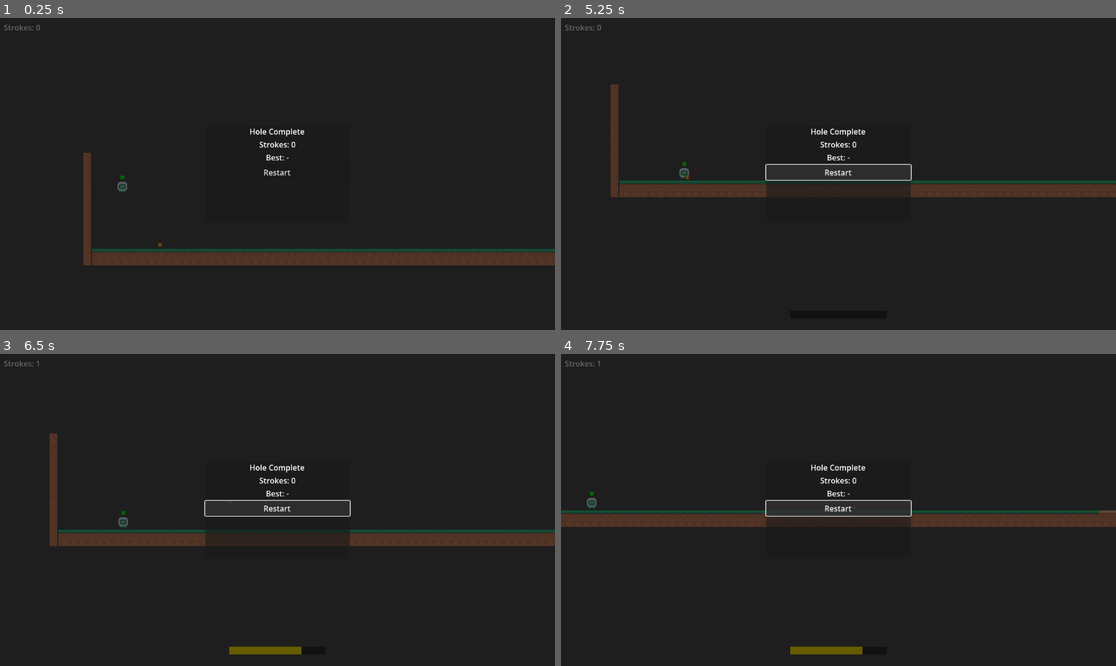
Above: before the commit, frames 1-4 (two rows, left to right).
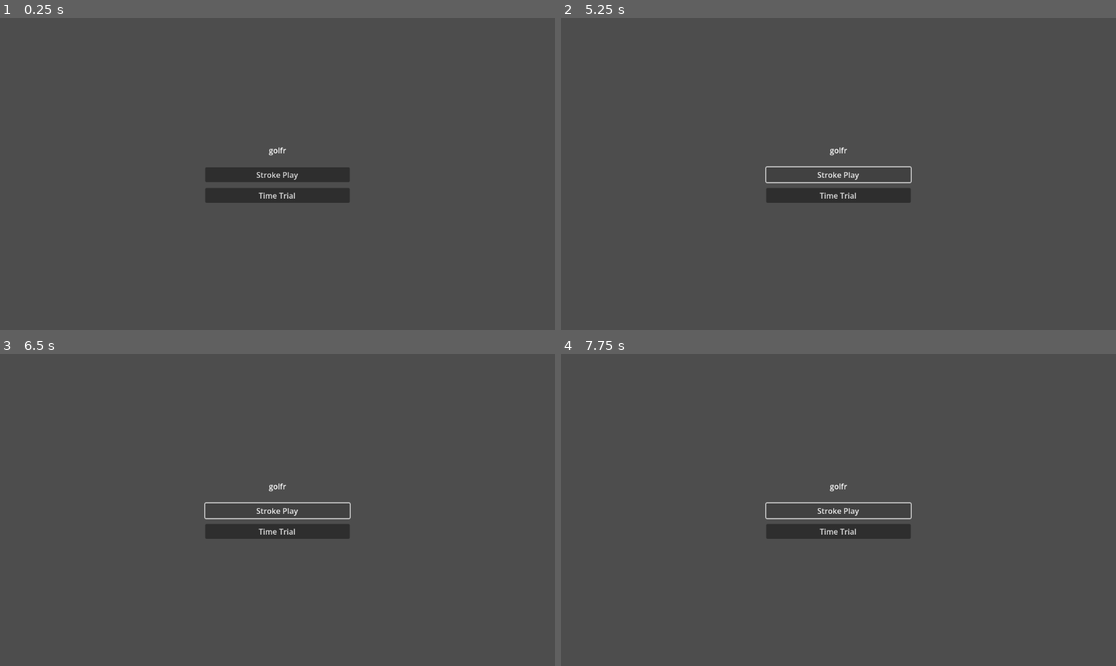
Above: after the commit, the same moments.

Repository: tyler-mcneer/golfr
Game: Godot game, scene res://scenes/ui/main_menu/main_menu.tscn
Same seed, same stepped clock (60 frames per second), same inputs: the game is played once before the commit and once after it. Before the commit the project starts from res://scenes/holes/hole_01/hole_test.tscn.
Inputs (mouse positions are in pixels of both pictures, inside the frame that each line leads up to):
- Up to frame 1 (0.25 s): no input
- Up to frame 2 (5.25 s): click (838, 195) at 0.5 s, where only the run after the commit has a clickable "Time Trial"; click (838, 170) at 1.25 s, where only the run before the commit has a clickable "Restart"; click (838, 170) at 2 s, where only the run before the commit has a clickable "Restart"; click (838, 170) at 2.75 s, where only the run before the commit has a clickable "Restart"; click (838, 174) at 3.5 s, where only the run after the commit has a clickable "Stroke Play"; click (838, 174) at 4.25 s, where only the run after the commit has a clickable "Stroke Play"; tap Enter at 5 s; hold Right (move_right) from 5.03 s (still down); tap Shift (dash) at 5.1 s
- Up to frame 3 (6.5 s): keep holding Right (move_right); tap Space (jump) at 5.27, 6.02 s; tap Shift (dash) at 5.85 s
- Up to frame 4 (7.75 s): release Right (move_right) at 6.53 s; hold Left (move_left) 6.53-7.28 s; tap Shift (dash) at 6.6, 7.35 s; hold Right (move_right) from 7.28 s (still down); tap Space (jump) at 7.52 s

The runs differ from the first frame. In frame 1, 98% of the frame differs, in the area x 0-100%, y 0-100%; in frame 2, 98%; in frame 3, 98%; in frame 4, 98%.
Error before the commit: Parse Error: Cannot infer the type of "best" variable because the value doesn't have a set type. (res://scenes/holes/hole_01/hole_test.gd:47)
Error after the commit: Invalid access to property or key 'Mode' on a base object of type 'Nil'. (res://scenes/ui/main_menu/main_menu.gd:12)

Commit message:
Add main menu

Diff:
--- a/project.godot
+++ b/project.godot
@@ -11,7 +11,7 @@
 [application]
 
 config/name="GOLFR"
-run/main_scene="uid://cg7pfp0hk0067"
+run/main_scene="uid://du6bbpnl6geom"
 config/features=PackedStringArray("4.6", "Forward Plus")
 config/icon="res://icon.svg"
 
--- /dev/null
+++ b/scenes/ui/main_menu/main_menu.gd
@@ -0,0 +1,13 @@
+extends Control
+
+func _ready() -> void:
+	$Layout/Buttons/StrokePlayButton.pressed.connect(_on_stroke_play_pressed)
+	$Layout/Buttons/TimeTrialButton.pressed.connect(_on_time_trial_pressed)
+
+func _on_stroke_play_pressed() -> void:
+	GameState.current_mode = GameState.Mode.STROKE_PLAY
+	get_tree().change_scene_to_file("res://scenes/holes/hole_01/hole_test.tscn")
+
+func _on_time_trial_pressed() -> void:
+	GameState.current_mode = GameState.Mode.TIME_TRIAL
+	get_tree().change_scene_to_file("res://scenes/holes/hole_01/hole_test.tscn")
--- /dev/null
+++ b/scenes/ui/main_menu/main_menu.tscn
@@ -0,0 +1,45 @@
+[gd_scene format=3 uid="uid://bmenuscreen001"]
+
+[ext_resource type="Script" path="res://scenes/ui/main_menu/main_menu.gd" id="1_script"]
+
+[node name="MainMenu" type="Control"]
+layout_mode = 3
+anchors_preset = 15
+anchor_right = 1.0
+anchor_bottom = 1.0
+grow_horizontal = 2
+grow_vertical = 2
+script = ExtResource("1_script")
+
+[node name="Layout" type="VBoxContainer" parent="."]
+layout_mode = 1
+anchor_left = 0.5
+anchor_top = 0.5
+anchor_right = 0.5
+anchor_bottom = 0.5
+offset_left = -150.0
+offset_top = -100.0
+offset_right = 150.0
+offset_bottom = 100.0
+grow_horizontal = 2
+grow_vertical = 2
+alignment = 1
+theme_override_constants/separation = 24
+
+[node name="Title" type="Label" parent="Layout"]
+layout_mode = 2
+text = "golfr"
+horizontal_alignment = 1
+
+[node name="Buttons" type="VBoxContainer" parent="Layout"]
+layout_mode = 2
+alignment = 1
+theme_override_constants/separation = 12
+
+[node name="StrokePlayButton" type="Button" parent="Layout/Buttons"]
+layout_mode = 2
+text = "Stroke Play"
+
+[node name="TimeTrialButton" type="Button" parent="Layout/Buttons"]
+layout_mode = 2
+text = "Time Trial"
